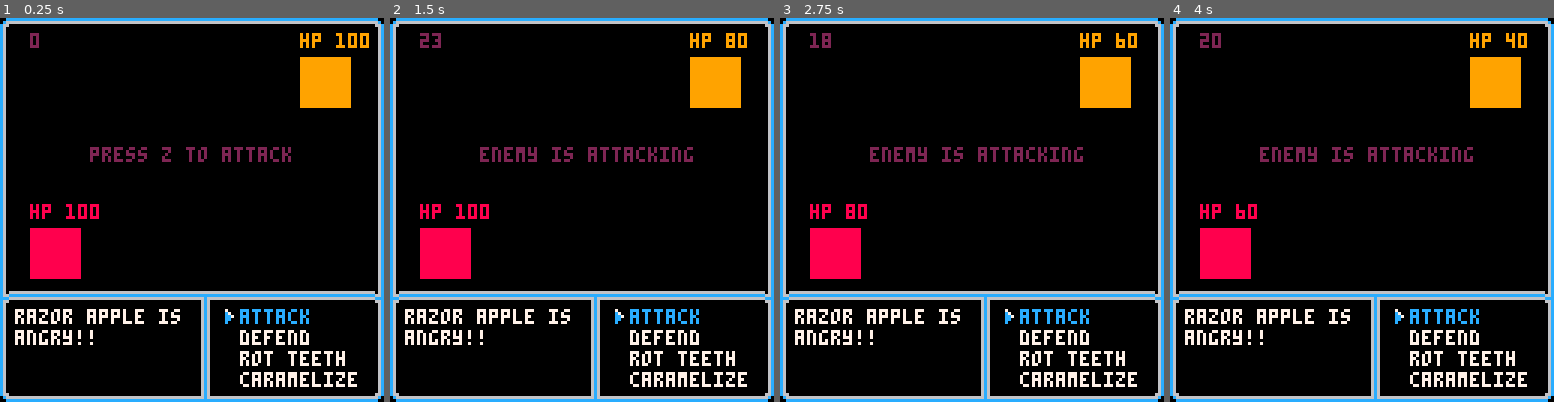
Above: before the commit, frames 1-4 (left to right).
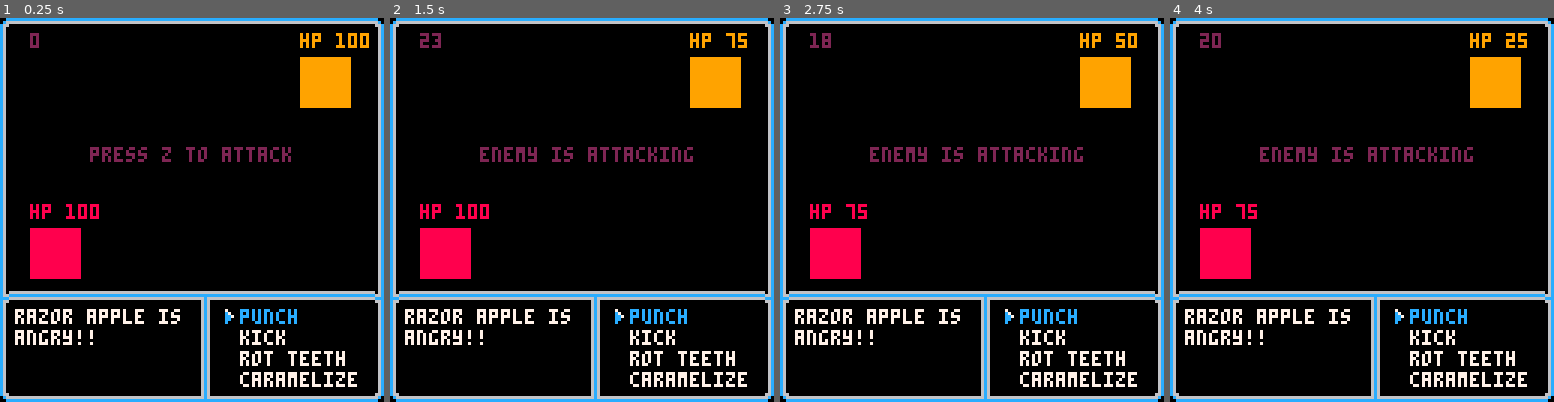
Above: after the commit, the same moments.

Repository: rustybailey/candy-fight
Game: PICO-8 cartridge game.p8
Same seed, same stepped clock (60 frames per second), same inputs: the game is played once before the commit and once after it.
Inputs:
- Up to frame 1 (0.25 s): no input
- Up to frame 2 (1.5 s): tap O (Z key) at 0.7 s
- Up to frame 3 (2.75 s): tap O (Z key) at 1.7, 2.1, 2.5 s
- Up to frame 4 (4 s): tap O (Z key) at 2.9, 3.3, 3.7 s

The runs differ from the first frame. In frame 1, 0.6% of the frame differs, in the area x 63-81%, y 75-86%; in frame 2, 0.6%; in frame 3, 0.6%; in frame 4, 0.7%, in the area x 17-93%, y 3-86%.

Commit message:
Create attacks and use those for display and damage

Diff:
--- a/game.p8
+++ b/game.p8
@@ -5,8 +5,8 @@
 -- a game object should always have an update and draw function
 game_objects = {}
 
--- todo: have an end state
--- todo: move all wait checking functionality inside the game state
+-- @todo have an end state
+-- @todo move all wait checking functionality inside the game state
 game_state = {
   is_player_turn = true,
   wait = 0,
@@ -32,26 +32,60 @@
   end
 }
 
-local types = {
+-- @todo change these to be more themed towards candies
+elements = {
+  -- this a neutral type that applies no weaknesses or resistances
+  normal = "normal",
   grass = "grass"
 }
 
--- todo:
--- create attacks and make_attack function
--- may not need a make_attack function if they are all unique
--- each candy will have its unique table of attacks
-
+-- attacks
+punch = {
+  name = "punch",
+  power = 25,
+  element = elements.normal,
+  status_effect = nil
+}
+
+kick = {
+  name = "kick",
+  power = 20,
+  element = elements.normal,
+  status_effect = nil
+}
+
+rot_teeth = {
+  name = "rot teeth",
+  power = 25,
+  element = elements.normal,
+  status_effect = nil
+}
+
+-- @todo this should raise defense
+caramelize = {
+  name = "caramelize",
+  power = 0,
+  element = elements.normal,
+  status_effect = nil
+}
+
+-- unique candies
 razor_apple = {
   name = "razor apple",
   sprite = nil,
   hp = 100,
   attack = 100,
   defense = 100,
-  element = types.grass
-}
-
--- todo: create another candy and display the name in the draw function
-
+  element = elements.grass,
+  attacks = {
+    punch,
+    kick,
+    rot_teeth,
+    caramelize
+  }
+}
+
+-- @todo create another candy and display the name in the draw function
 function make_candy(candy, x, y, color, is_player)
   return {
     is_player = is_player,
@@ -65,11 +99,12 @@
     attack = candy.attack,
     defense = candy.defense,
     element = candy.element,
+    attacks = candy.attacks,
     state = nil, -- maybe to be used for status effects?
     update = function(self)
       -- when you attack, damage the enemy
       if (self.is_player and game_state.is_player_turn and btnp(4)) then
-        self:attack(enemy)
+        self:selected_attack(enemy)
         game_state:switch_turns()
       end
 
@@ -77,13 +112,22 @@
       -- self.wait x frames, and attack, then pass the turn
       if (not self.is_player) then
         if (game_state.wait > game_state.wait_time) then
-          self:attack(player)
+          self:random_attack(player)
           game_state:switch_turns()
         end
       end
     end,
-    attack = function(self, victim)
-      victim.hp -= 20
+    random_attack = function(self, victim)
+      local random_attack = self.attacks[flr(rnd(4)) + 1]
+      self:attack(victim, random_attack.power)
+    end,
+    selected_attack = function(self, victim)
+      -- @todo get the selected attack once menu is in place
+      local selected_attack = self.attacks[1]
+      self:attack(victim, selected_attack.power)
+    end,
+    attack = function(self, victim, power)
+      victim.hp -= power
       if (victim.hp < 0) victim.hp = 0
     end,
     draw = function(self)
@@ -120,11 +164,17 @@
   for k, game_object in pairs(game_objects) do
     game_object:draw()
   end
-  -- @todo supply this info from the candy
-  print("attack", 80, 97, 12)
-  print("defend", 80, 104, 7)
-  print("rot teeth", 80, 111, 7)
-  print("caramelize", 80, 118, 7)
+
+  -- @todo move this draw method to a ui/menu object
+  local attack_display_y = 97
+  for k, attack in pairs(player.attacks) do
+    -- @todo we'll need to dynamically change the text color
+    -- based on what the cursor is highlighting
+    local attack_color = k == 1 and 12 or 7
+    print(attack.name, 80, attack_display_y, attack_color)
+    attack_display_y += 7
+  end
+
   spr(15, 70, 96)
   print("razor apple is", 5, 97, 7)
   print("angry!!", 5, 104, 7)
